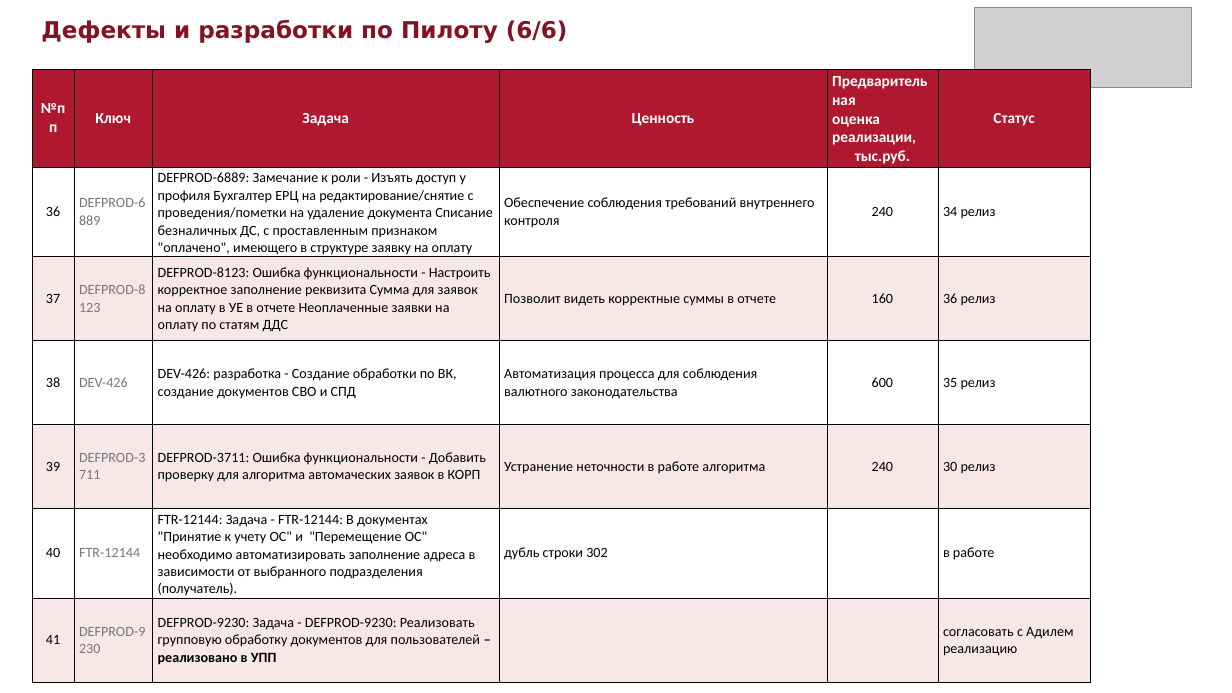
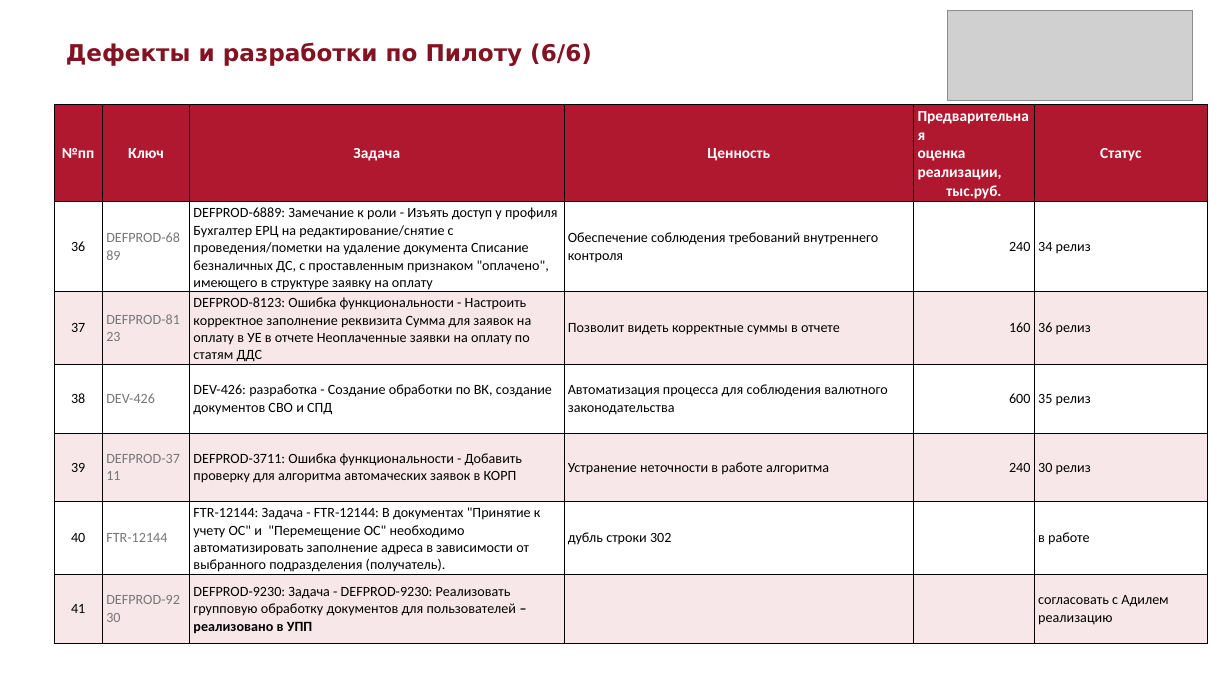
Before and after one commit to sokrat-in-me/pptx, a slide deck: slide 6 of Дефекты_и_разработки_по_Пилоту.pptx. Drawn at 1232x693 pixels with LibreOffice and Linux fonts; fonts in the diff are those of the drawing; grey boxes stand for pictures. Boxes give left, top, right and bottom in pixels: in the first picture for what was removed or moved away, otherwise in the second. Text is boxed around its words. In the diff, an @@ line names an element or a change of style, - is before the commit and + after.

```diff
--- a/Дефекты_и_разработки_по_Пилоту.pptx
+++ b/Дефекты_и_разработки_по_Пилоту.pptx
@@ picture: place and size @@
-picture at [975, 7, 1192, 88]
+picture at [948, 10, 1193, 101]
@@ text "Дефекты и разработки по Пилоту ...": place and size @@
-text "Дефекты и разработки по Пилоту ..." at [41, 19, 568, 43]
+text "Дефекты и разработки по Пилоту ..." at [66, 42, 592, 66]
@@ table at [54, 104, 1208, 638] @@
@@ alignment centre to right @@
@@ table: place and size @@
-table at [32, 69, 1091, 669]
+table at [54, 104, 1208, 638]
```
Also in this commit, not shown: 5 other slides changed, 1 other file.
